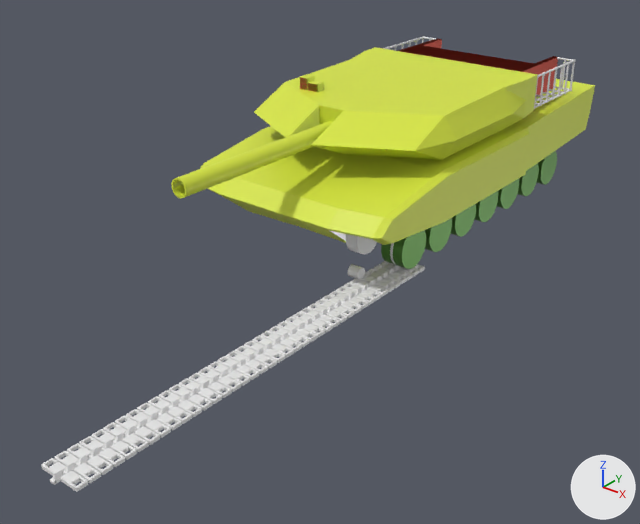
An edit to the Blender file Assets/Models/Strv.blend, drawn before and after from the same camera.
The view is the same before and after, from a 50 mm camera at (8.51, -12.53, 5.25) aimed at (0.36, -2.35, -1.06). Lighting does not change. The marker at lower right points along +X, +Y and +Z.

In view in the first picture: 'Barrel', 'Cube', 'Cube.005', 'Cylinder', 'Cylinder.001', 'Hull', 'Track', 'Turret'.
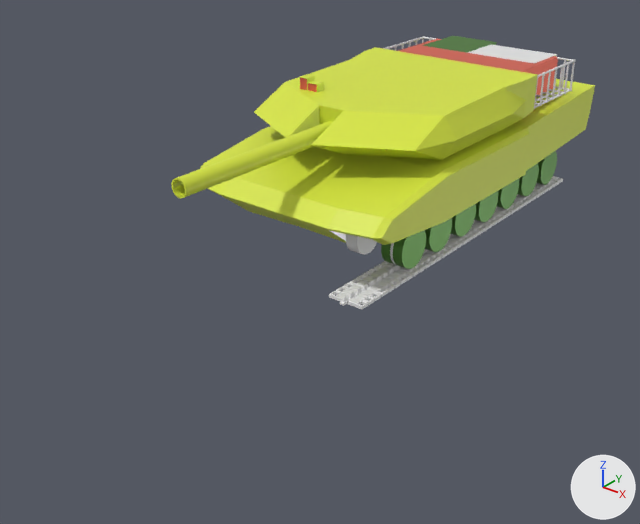
Edits to the scene script, one JSON object a line:
```json
{"block": "me_cube_003", "where": "# used by ob_turret; parent = ob_horizontal; location = (0.0, 0.0, 0.497)"}
{"op": "remove", "block": "me_cube_003", "code": "me_cube_003.from_pydata(...)  # 68 vertices, 43 faces, 5 loose edges; spans x -1.36..1.87, y -2.43..3.77, z -0.09..0.73"}
{"op": "add", "block": "me_cube_003", "code": "me_cube_003.from_pydata(...)  # 56 vertices, 34 faces, 6 loose edges; spans x -0.25..1.87, y -2.43..3.77, z -0.09..0.73"}
{"block": "me_cube_003", "change": "me_cube_003 part 1"}
{"block": "me_cube_003", "change": "12 vertices are removed from x -1.36..-0.82, y 2.06..3.77, z 0.06..0.68"}
{"block": "me_cube_003", "change": "12 faces are deleted"}
{"block": "me_cube_003", "change": "1 loose edge is added"}
{"block": "me_cube_003", "change": "3 new faces join them, mat_turretback (red #ef6e5a)"}
{"op": "set", "path": "ob_track.location", "old": "(1.45, -1.46, -1.11)", "new": "(1.45, 3.72, -1.11)"}
{"op": "set", "path": "ob_cylinder.location", "old": "(1.1, -2.36, -1.0)", "new": "(1.12, -1.96, -0.45)"}
{"op": "add", "block": "ob_cube", "code": "ob_cube.hide_render = True"}
{"op": "remove", "block": "ob_cube_002", "code": "ob_cube_002.hide_set(True)"}
{"op": "remove", "block": "ob_cube_003", "code": "ob_cube_003.hide_set(True)"}
```

Location of each change, (x1, y1, x2, y2) in pixels of the pictures (640 x 524 px):
```json
{"object": "Track", "change": "moved", "before": [41, 261, 425, 492], "after": [329, 176, 563, 310]}
{"object": "Cube.002", "change": "shown", "after": [467, 44, 557, 63]}
{"object": "Cube.003", "change": "shown", "after": [422, 36, 497, 53]}
{"object": "Cube", "change": "hidden", "before": [300, 74, 324, 92]}
{"object": "Cylinder", "change": "moved", "before": [347, 264, 365, 280], "on screen": "not visible afterwards"}
{"part": 1, "of": "me_cube_003", "change": "cut back", "before": [425, 39, 558, 95], "on screen": "red"}
```
